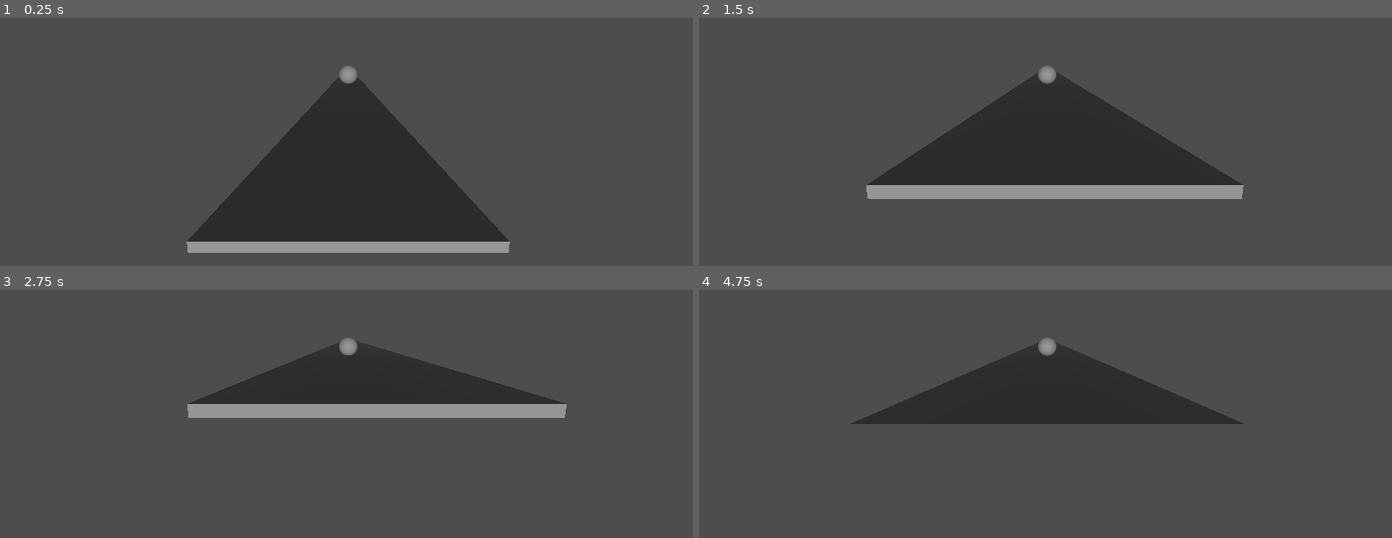
Above: before the commit, frames 1-4 (two rows, left to right).
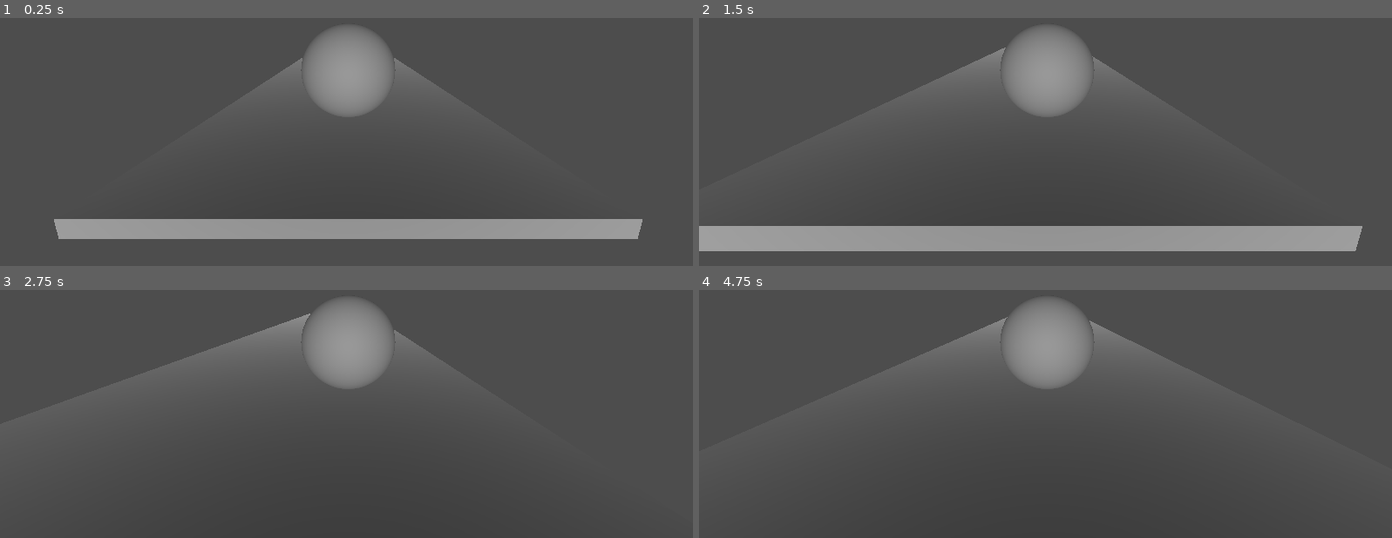
Above: after the commit, the same moments.

Repository: awsedrftgyhujklkjhugtfrdsewerftgyhujik/slope
Game: Godot game, scene res://main.tscn
Two runs of this game, one before a commit and one after it. Both use one fixed random seed, a clock stepped at 60 frames per second and the inputs below.
Inputs:
- Up to frame 1 (0.25 s): no input
- Up to frame 2 (1.5 s): tap Enter (ui_accept) at 0.5, 0.6, 0.77, 1.07, 1.35 s; hold Right (ui_right) 0.53-1.28 s; hold Down (ui_down) from 1.28 s (still down)
- Up to frame 3 (2.75 s): tap Enter (ui_accept) at 1.52, 1.82, 2.1 s; release Down (ui_down) at 2.03 s; hold Right (ui_right) from 2.03 s (still down)
- Up to frame 4 (4.75 s): release Right (ui_right) at 2.78 s; hold Up (ui_up) 2.78-3.53 s; tap Enter (ui_accept) at 2.85, 3.02, 3.32, 3.6, 3.77, 4.07, 4.35, 4.52 s; hold Left (ui_left) from 3.53 s (still down)

The runs differ from the first frame. In frame 1, 23% of the frame differs, in the area x 7-93%, y 3-95%; in frame 2, 29%, in the area x 0-96%, y 3-95%; in frame 3, 14%; in frame 4, 13%.

Commit message:
jdtghgccgnb

Diff:
--- a/slope 12/character_body_3d.gd
+++ b/slope 12/character_body_3d.gd
@@ -16,16 +16,15 @@
 	# Handle Jump.
 	if Input.is_action_just_pressed("ui_accept") and is_on_floor():
 		velocity.y = JUMP_VELOCITY
+		velocity.x -= SPEED
 
 	# Get the input direction and handle the movement/deceleration.
 	# As good practice, you should replace UI actions with custom gameplay actions.
-	var input_dir = Input.get_vector("ui_left", "ui_right", "ui_up", "ui_down")
+	var input_dir = Input.get_vector("ui_up", "ui_down", "ui_right", "ui_left")
 	var direction = (transform.basis * Vector3(input_dir.x, 0, input_dir.y)).normalized()
 	if direction:
-		velocity.x = direction.x * SPEED
 		velocity.z = direction.z * SPEED
 	else:
-		velocity.x = move_toward(velocity.x, 0, SPEED)
 		velocity.z = move_toward(velocity.z, 0, SPEED)
 
 	move_and_slide()
--- a/slope 12/character_body_3d.tscn
+++ b/slope 12/character_body_3d.tscn
@@ -6,14 +6,16 @@
 
 [sub_resource type="SphereMesh" id="SphereMesh_skaty"]
 
+[sub_resource type="Skin" id="Skin_51xuf"]
+
 [node name="CharacterBody3D" type="CharacterBody3D"]
 script = ExtResource("1_3topc")
 
 [node name="CollisionShape3D" type="CollisionShape3D" parent="."]
-transform = Transform3D(5, 0, 0, 0, 5, 0, 0, 0, 5, 0, 0, 0)
+transform = Transform3D(10, 0, 0, 0, 10, 0, 0, 0, 10, 0, 0, 0)
 shape = SubResource("SphereShape3D_u7ybi")
 
 [node name="MeshInstance3D" type="MeshInstance3D" parent="CollisionShape3D"]
-transform = Transform3D(2, 0, 0, 0, 2, 0, 0, 0, 2, 0, 0, 0)
 mesh = SubResource("SphereMesh_skaty")
+skin = SubResource("Skin_51xuf")
 skeleton = NodePath("../..")
--- a/slope 12/main.tscn
+++ b/slope 12/main.tscn
@@ -9,10 +9,19 @@
 [sub_resource type="BoxMesh" id="BoxMesh_kybso"]
 size = Vector3(1000, 2, 50)
 
+[sub_resource type="Skin" id="Skin_pmhlj"]
+
+[sub_resource type="ImageTexture" id="ImageTexture_scmof"]
+
+[sub_resource type="StandardMaterial3D" id="StandardMaterial3D_uq3op"]
+metallic = 1.0
+metallic_texture = SubResource("ImageTexture_scmof")
+
 [node name="Main" type="Node"]
 script = ExtResource("1_q6rkc")
 
 [node name="Ground" type="StaticBody3D" parent="."]
+transform = Transform3D(1, 0, 0, 0, 1, 0, 0, 0, 1, -26.7991, 0, 0)
 
 [node name="CollisionShape3D" type="CollisionShape3D" parent="Ground"]
 transform = Transform3D(0.906308, -0.422618, 0, 0.422618, 0.906308, 0, 0, 0, 1, -412, -210, 0)
@@ -20,15 +29,23 @@
 
 [node name="MeshInstance3D" type="MeshInstance3D" parent="Ground"]
 transform = Transform3D(0.906308, -0.422618, 0, 0.422618, 0.906308, 0, 0, 0, 1, -412, -212, 0)
+layers = 127
 mesh = SubResource("BoxMesh_kybso")
+skin = SubResource("Skin_pmhlj")
+surface_material_override/0 = SubResource("StandardMaterial3D_uq3op")
 
 [node name="CharacterBody3D" parent="." instance=ExtResource("2_bw8cf")]
 transform = Transform3D(1, 0, 0, 0, 1, 0, 0, 0, 1, 2.14038, 7.7177, 0)
 
 [node name="Camera3D" type="Camera3D" parent="CharacterBody3D"]
-transform = Transform3D(-4.37114e-08, -0.469472, 0.882948, 0, 0.882948, 0.469472, -1, 2.05213e-08, -3.85949e-08, 36.9734, 21.9851, 0)
-fov = 135.9
+transform = Transform3D(-4.33441e-08, -0.579751, 0.814794, -5.6548e-09, 0.814794, 0.579751, -1, 2.05213e-08, -3.85949e-08, 20.5893, 14.5995, 0)
+fov = 80.0
 near = 10.0
 
-[node name="DirectionalLight3D" type="DirectionalLight3D" parent="CharacterBody3D/Camera3D"]
-transform = Transform3D(1, 1.04974e-09, 5.7673e-10, -1.06515e-09, 0.999625, 0.0273982, -5.47754e-10, -0.0273982, 0.999625, 0, 7.83397, 4.16541)
+[node name="DirectionalLight3D" type="DirectionalLight3D" parent="CharacterBody3D"]
+transform = Transform3D(-4.3695e-08, -0.493487, 0.869753, -1.19763e-09, 0.869753, 0.493487, -1, 2.05213e-08, -3.85949e-08, 20.5893, 18.9012, -6.11067e-13)
+
+[node name="SpotLight3D" type="SpotLight3D" parent="CharacterBody3D"]
+transform = Transform3D(0.974629, -9.78385e-09, 0.223829, -0.223829, -4.26024e-08, 0.974629, 0, -1, -4.37114e-08, 9.53674e-07, 25.4293, 0)
+
+[node name="OmniLight3D" type="OmniLight3D" parent="CharacterBody3D"]
--- a/slope 12/project.godot
+++ b/slope 12/project.godot
@@ -14,3 +14,7 @@
 run/main_scene="res://main.tscn"
 config/features=PackedStringArray("4.1", "Forward Plus")
 config/icon="res://icon.svg"
+
+[physics]
+
+3d/default_gravity_vector=Vector3(-1, -1, -1)
Not shown: 1 places in slope 12/character_body_3d.tscn that only renumber resources
Not shown: 1 places in slope 12/main.tscn that only renumber resources
